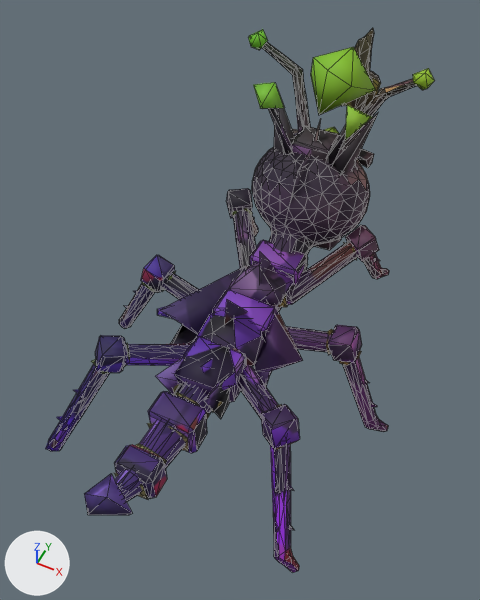
What one commit did to the glTF model art/kin/lodestick/lodestick.glb.
The view is the same before and after, from a 50 mm lens placed at (0.416, -0.867, 1.336), pointed at (-0.021, 0.007, 0.243). Every picture has the same lights, and +X, +Y and +Z are marked at lower left. The picture after the commit comes second. Mesh edges are drawn as thin lines. Vertices at exactly the same position are counted once.

Objects in the first picture: 'Body'.
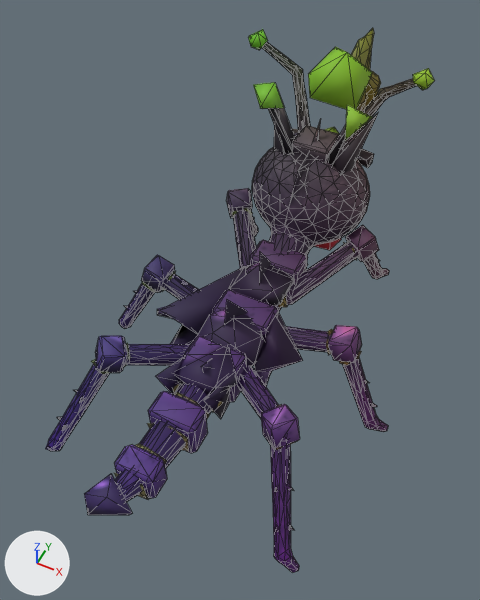
Where the change shows, as pixel boxes (x1, y1, x2, y2) in the pictures (480 x 600 px; the box of a moved part takes in the faces that stretch with it):
part 1 of me_body, moved or reshaped: before (95, 47, 378, 498); after (95, 47, 379, 498)
part 2 of me_body, surface changed: (45, 28, 415, 573) in both

The change, as a diff of the scene's bpy script:
```diff
--- a/art/kin/lodestick/lodestick.glb.py
+++ b/art/kin/lodestick/lodestick.glb.py
@@ me_body @@
 me_body.from_pydata(...)  # 2025 vertices, 3752 faces; spans x -0.364..0.363, y -0.553..0.759, z -0.008..0.63
 # used by ob_body; location = (0.0, 0.0, 0.0)
+# me_body part 1: 48 vertices moved from x -0.261..0.227, y -0.287..0.518, z 0.143..0.581 to x -0.261..0.227, y -0.287..0.529, z 0.142..0.553; 100 vertices removed from x -0.257..0.219, y -0.462..0.527, z 0.134..0.596; 100 vertices added at x -0.244..0.218, y -0.462..0.536, z 0.134..0.616
+# me_body part 2: 3379 kept faces spanning x -0.364..0.363, y -0.553..0.759, z -0.008..0.63 get new texture (UV) coordinates
 me_body.materials.append(mat_boki_coat)
```
